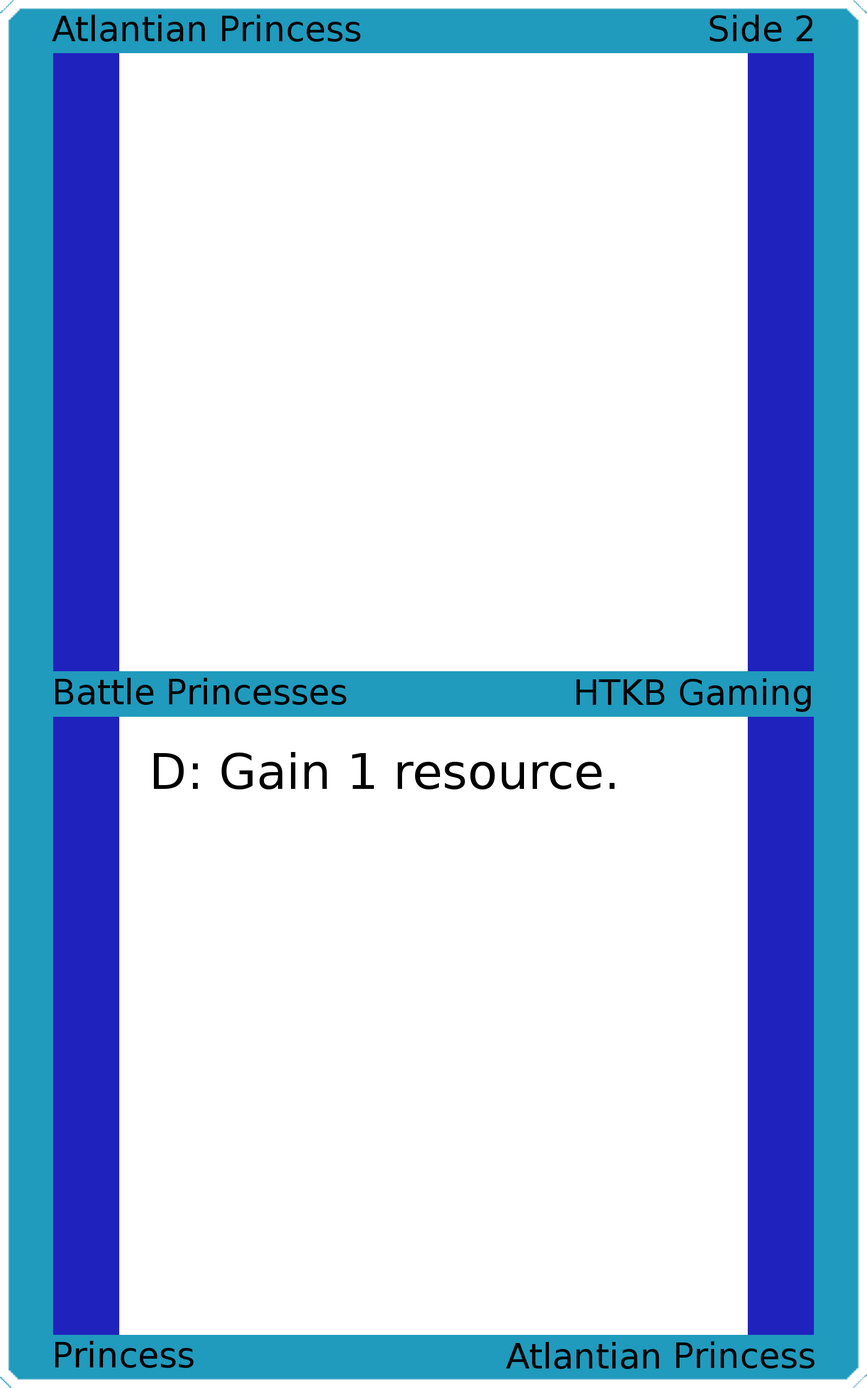
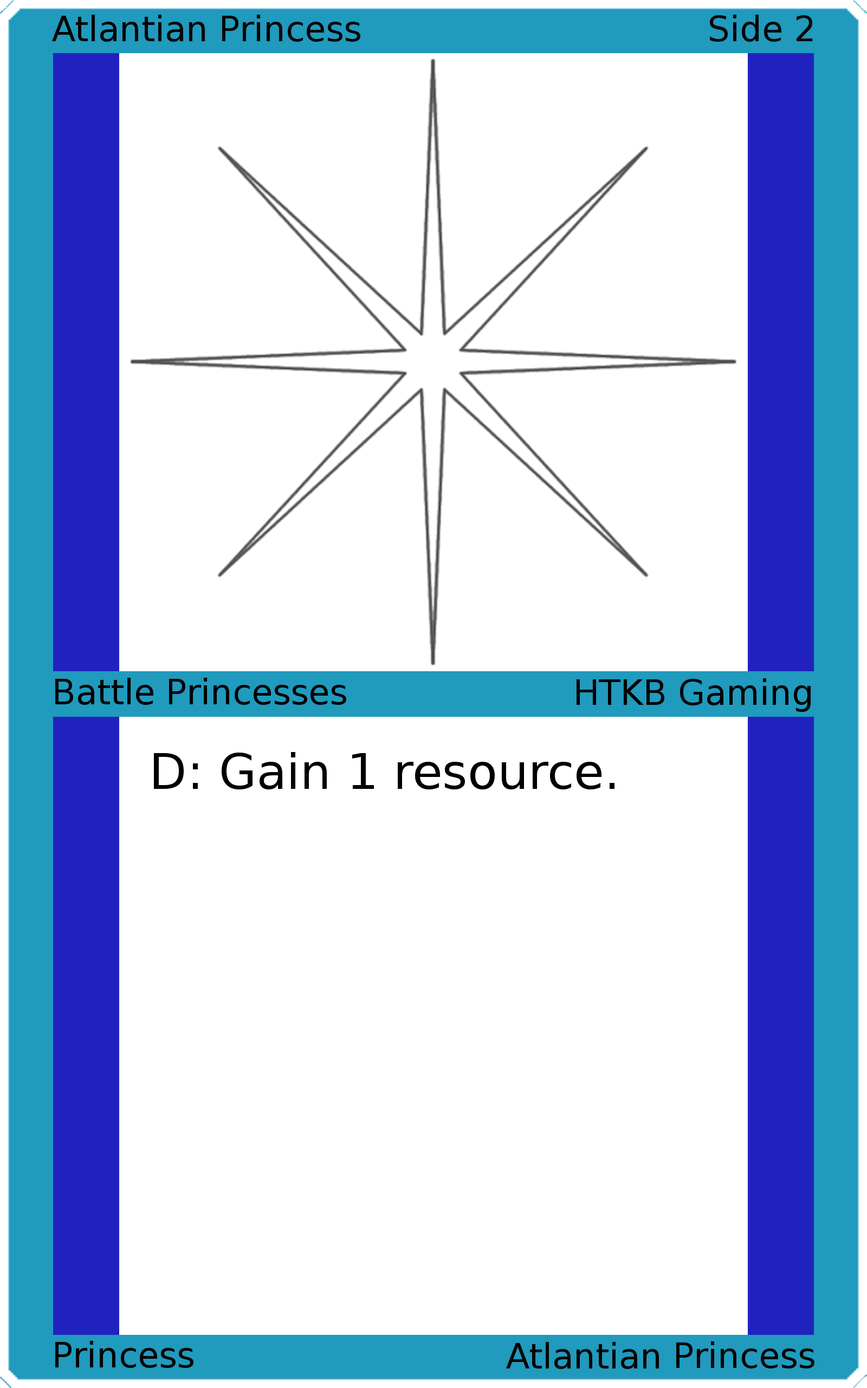
Before/after of a 867 × 1388 layered artwork. What changed in the layer stack:
added layer "Art" above "Top Background" over bbox(129, 57, 738, 666)
